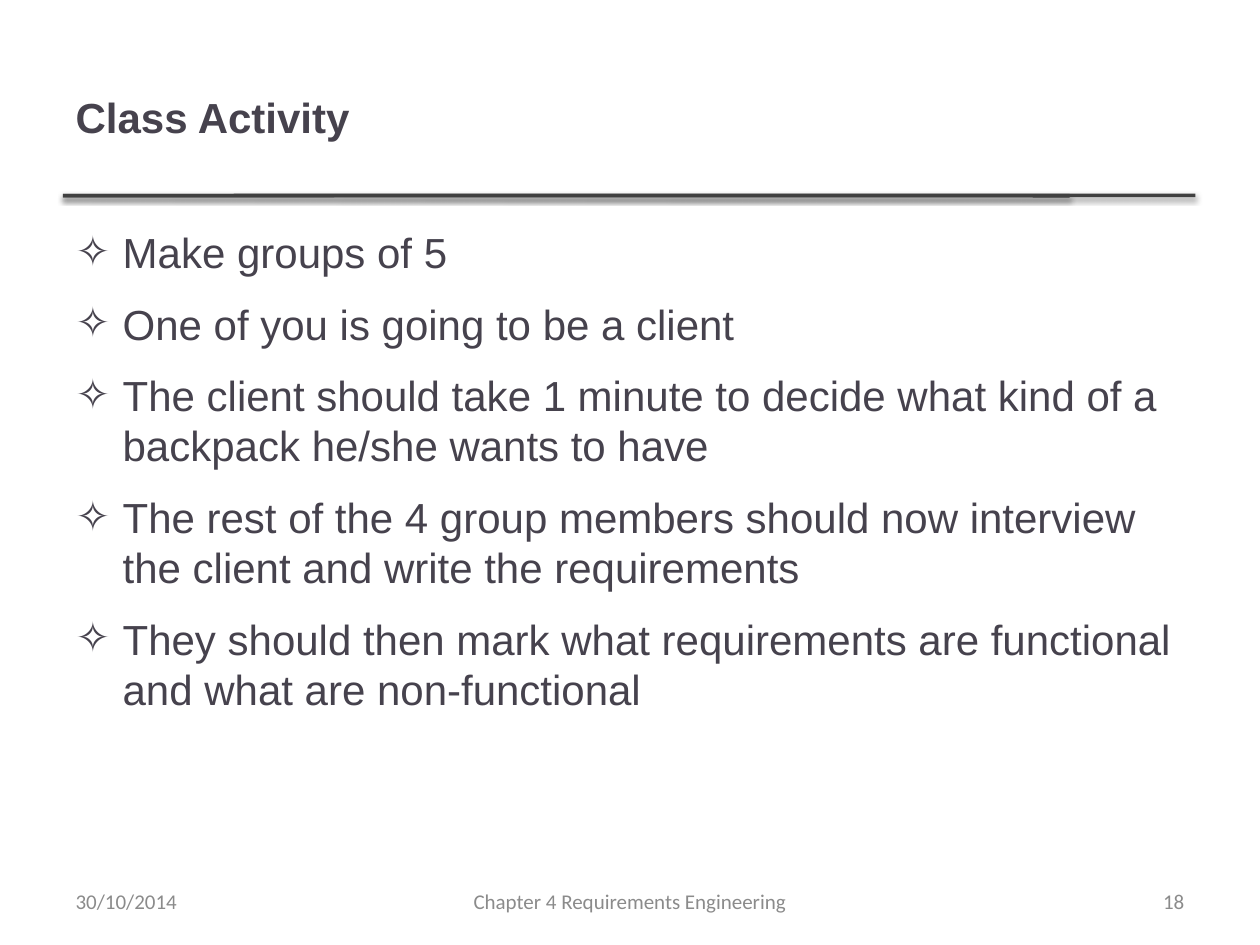
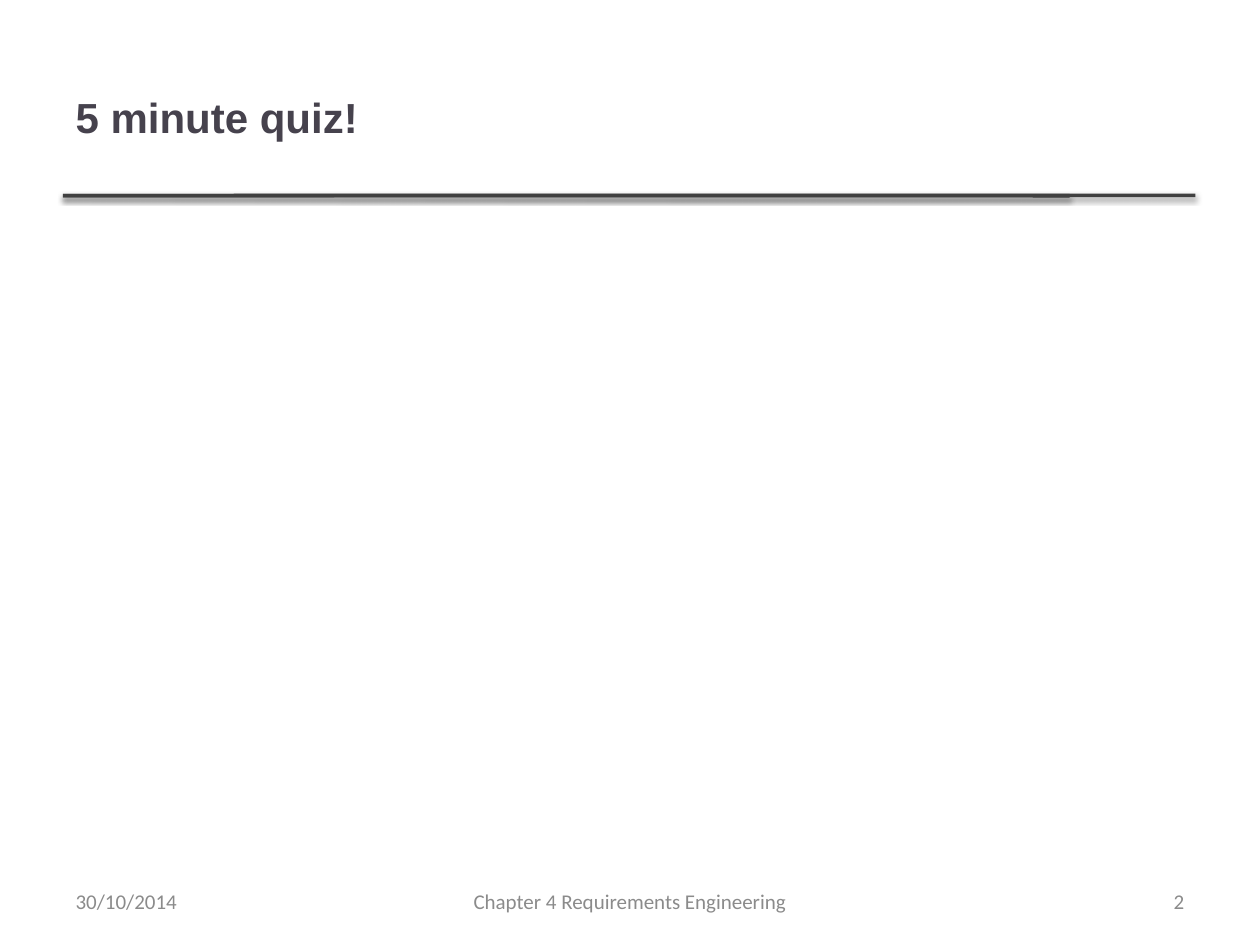
Before and after one commit to umairazfar/Software-Engineering, a slide deck: slide 2 of Slides/Ch4 Req Eng.pptx (slide 18 before the commit). Drawn at 1260x945 pixels with LibreOffice and Linux fonts; fonts in the diff are those of the drawing; background and template pictures are left out. Boxes give left, top, right and bottom in pixels: in the first picture for what was removed or moved away, otherwise in the second. Text is boxed around its words. In the diff, an @@ line names an element or a change of style, - is before the commit and + after.

```diff
--- a/Slides/Ch4 Req Eng.pptx
+++ b/Slides/Ch4 Req Eng.pptx
@@ title at bbox=[76, 102, 358, 141]: text changed @@
-Class Activity
+5 minute quiz!
@@ text removed at bbox=[123, 237, 1171, 706] @@
-✧ Make groups of 5
-✧ One of you is going to be a client
-✧ The client should take 1 minute to decide what kind of a backpack he/she wants to have
-✧ The rest of the 4 group members should now interview the client and write the requirements
-✧ They should then mark what requirements are functional and what are non-functional
@@ page number at bbox=[1174, 895, 1185, 909]: text changed @@
-18
+2
```
Also in this commit, not shown: 3 other slides changed, 2 slides added, 31 other files.
